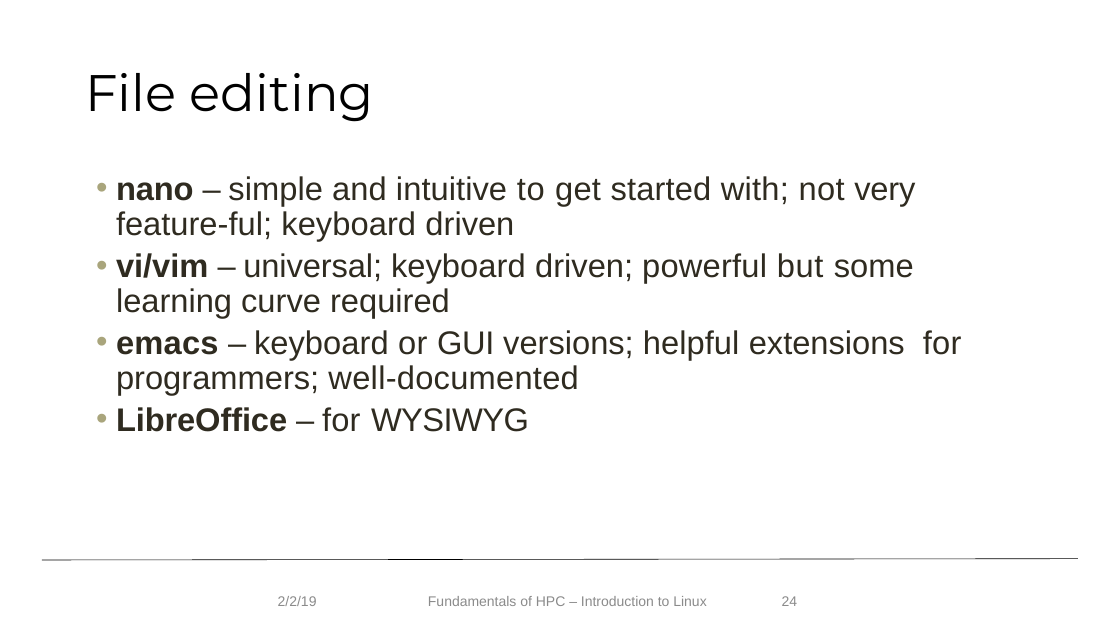
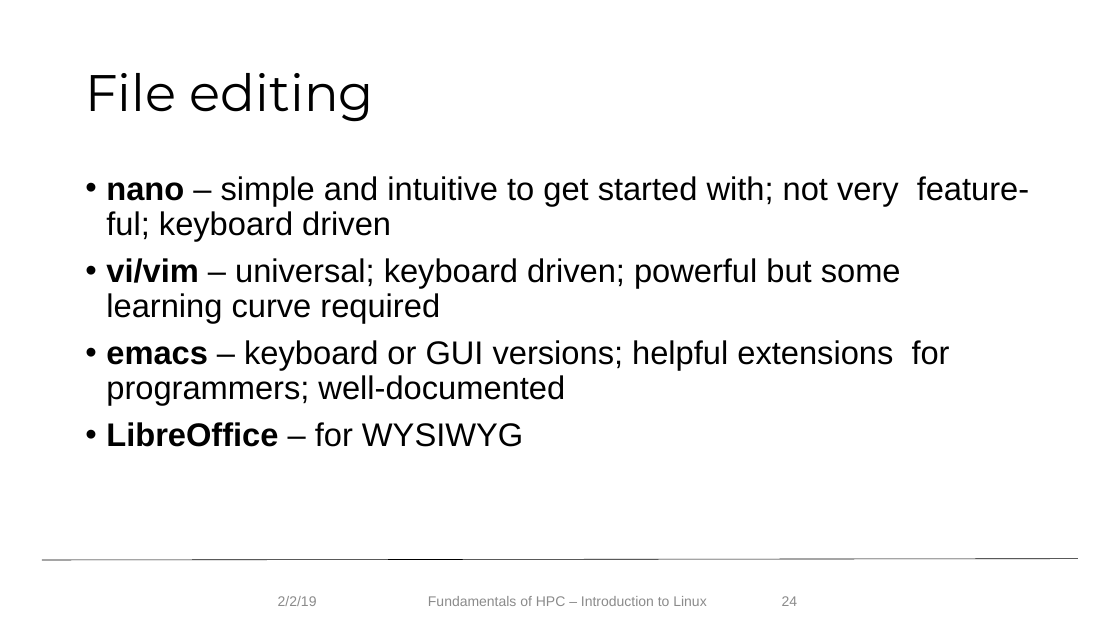
Before and after one commit to f1k4/Fundamentals_HPC_Spring_2019, a slide deck: slide 24 of IntroLinuxHPC19_spring_v2.pptx. Drawn at 1120x630 pixels with LibreOffice and Linux fonts; fonts in the diff are those of the drawing; background and template pictures are left out. Boxes give left, top, right and bottom in pixels: in the first picture for what was removed or moved away, otherwise in the second. Text is boxed around its words. In the diff, an @@ line names an element or a change of style, - is before the commit and + after.

```diff
--- a/IntroLinuxHPC19_spring_v2.pptx
+++ b/IntroLinuxHPC19_spring_v2.pptx
@@ text "nano – simple and intuitive ..." at bbox=[106, 176, 1029, 447]: text colour #2F2B20 to #000000; letter spacing -0.1 to 0 pt in "nano very", "universal;", "LibreOffice"; letter spacing -1.2 to 0 pt in "–", "–", "–", "–"; letter spacing 0.1 to 0 pt in "simple and intuitive started keyboard", "keyboard", "keyboard helpful"; letter spacing 0.6 to 0 pt in "to"; letter spacing 0.2 to 0 pt in "get", "powerful", "emacs or for", "for"; letter spacing 0.3 to 0 pt in "with; not", "well-documented"; letter spacing 0.5 to 0 pt in "but"; letter spacing -0.3 to 0 pt in "GUI"; letter spacing -0.4 to 0 pt in "WYSIWYG"; indent changed; more space between paragraphs @@
```
Also in this commit, not shown: 26 other slides changed, 7 other files.
